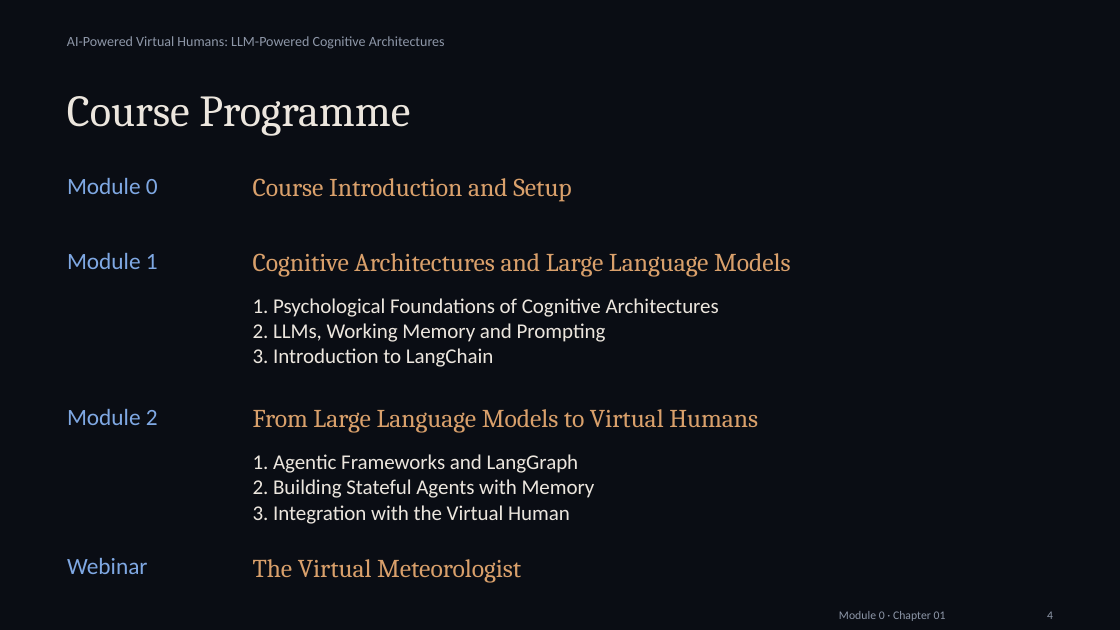
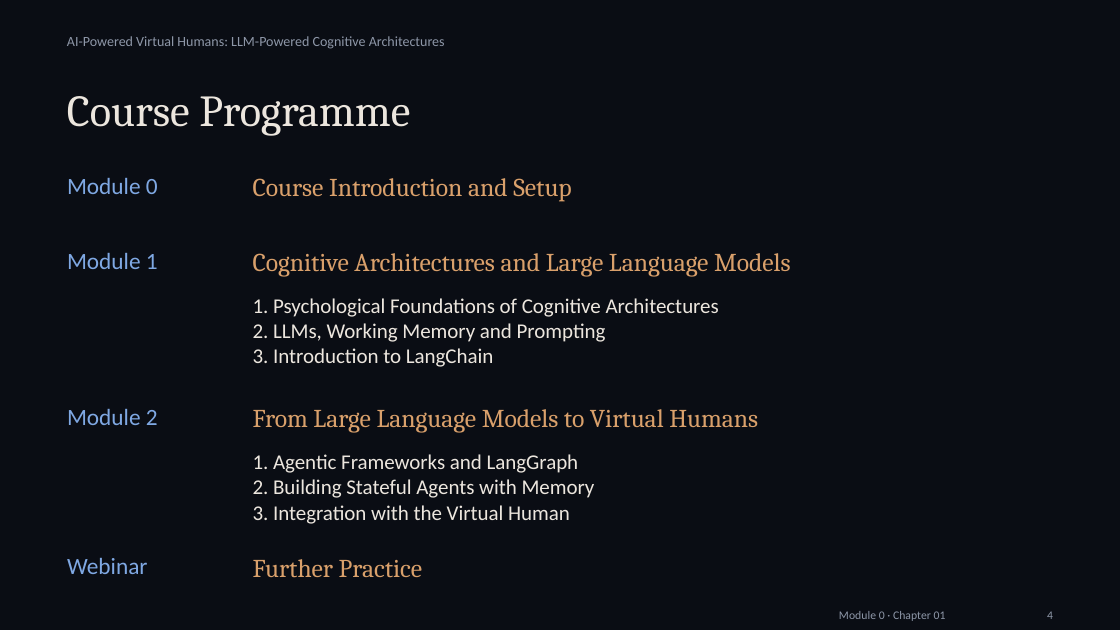
Before and after one commit to alessandropec/virtual-humans-cognitive-architectures, a slide deck: slide 4 of virtual_human_course/Module_0/Chapter_01/Slides/Module_0_Chapter_01_Introduction_and_Setup.pptx. Drawn at 1120x630 pixels with LibreOffice and Linux fonts; fonts in the diff are those of the drawing. Boxes give left, top, right and bottom in pixels: in the first picture for what was removed or moved away, otherwise in the second. Text is boxed around its words. In the diff, an @@ line names an element or a change of style, - is before the commit and + after.

```diff
--- a/virtual_human_course/Module_0/Chapter_01/Slides/Module_0_Chapter_01_Introduction_and_Setup.pptx
+++ b/virtual_human_course/Module_0/Chapter_01/Slides/Module_0_Chapter_01_Introduction_and_Setup.pptx
@@ text at [253,559,423,578]: text changed @@
-The Virtual Meteorologist
+Further Practice
```
Also in this commit, not shown: 17 other slides changed, 2 slides added, 13 other files.
